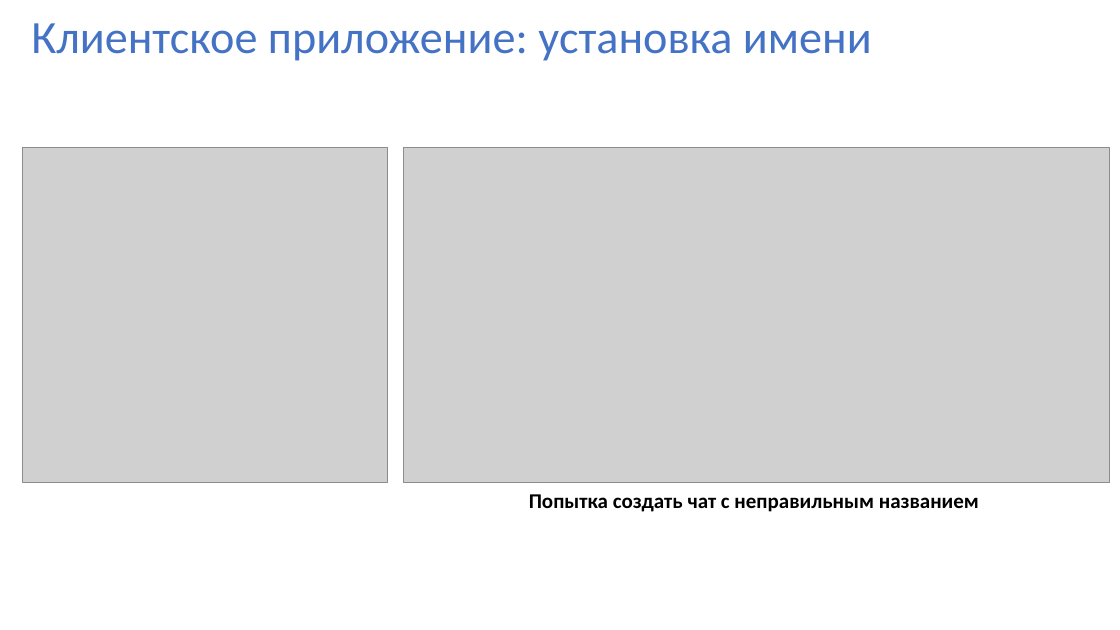
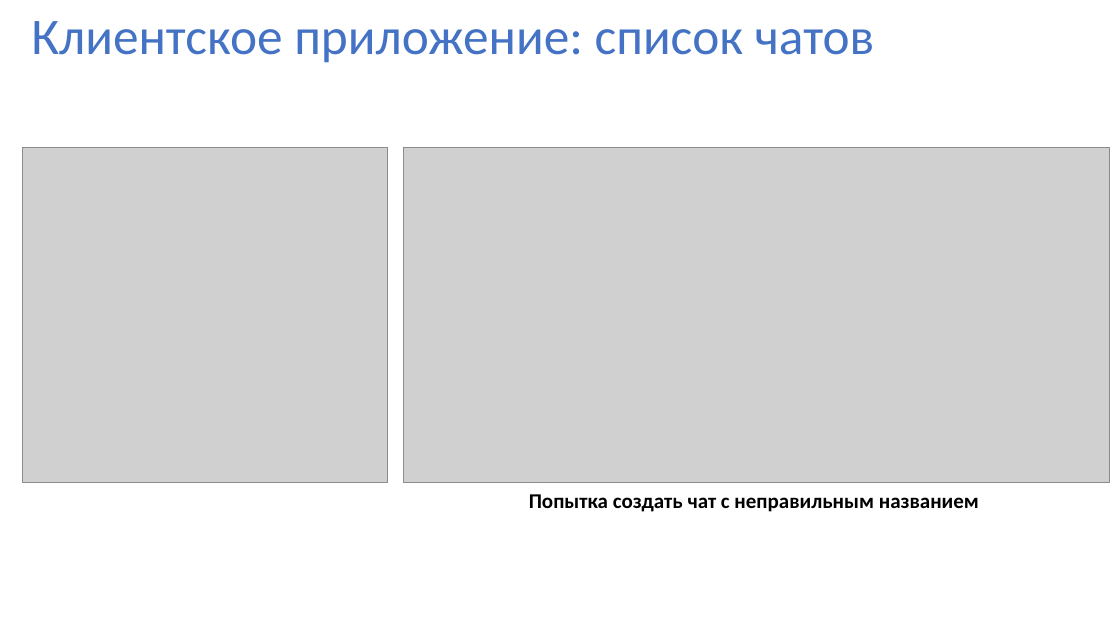
Before and after one commit to xCthulhuFtagn/OS6, a slide deck: slide 8 of ВКР.pptx. Drawn at 1120x630 pixels with LibreOffice and Linux fonts; fonts in the diff are those of the drawing; grey boxes stand for pictures. Boxes give left, top, right and bottom in pixels: in the first picture for what was removed or moved away, otherwise in the second. Text is boxed around its words. In the diff, an @@ line names an element or a change of style, - is before the commit and + after.

```diff
--- a/ВКР.pptx
+++ b/ВКР.pptx
@@ title at (31,21,874,63): text changed; size 39.6 to 44 pt @@
-Клиентское приложение: установка имени
+Клиентское приложение: список чатов
```
Also in this commit, not shown: 4 other slides changed, 1 other file.
